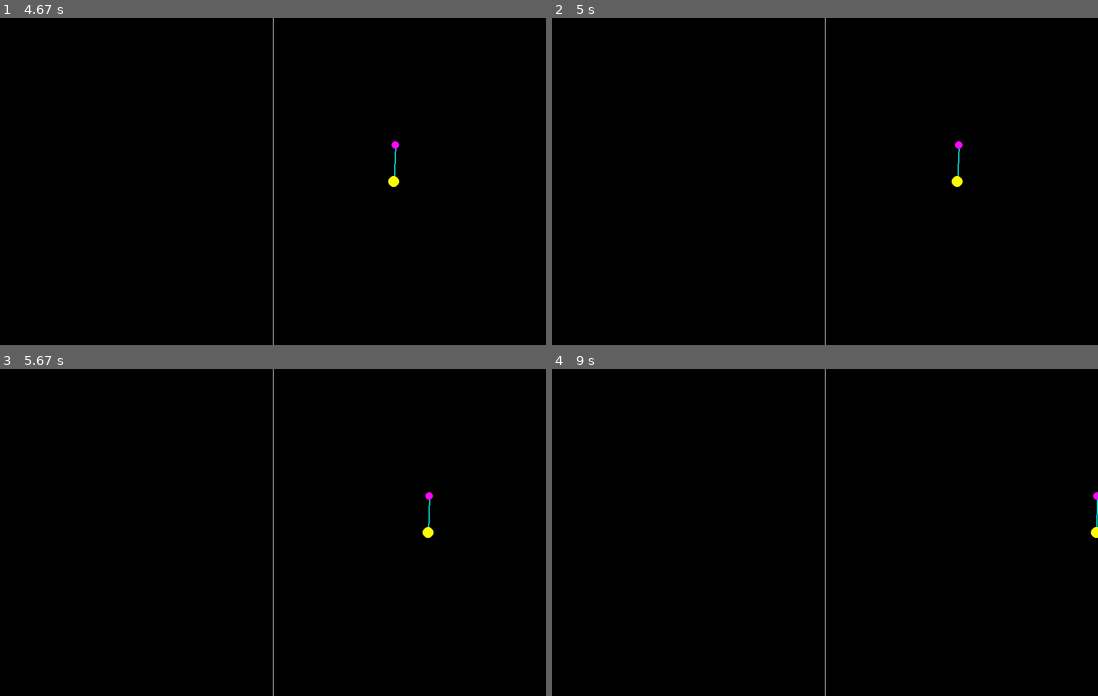
Above: before the commit, frames 1-4 (two rows, left to right).
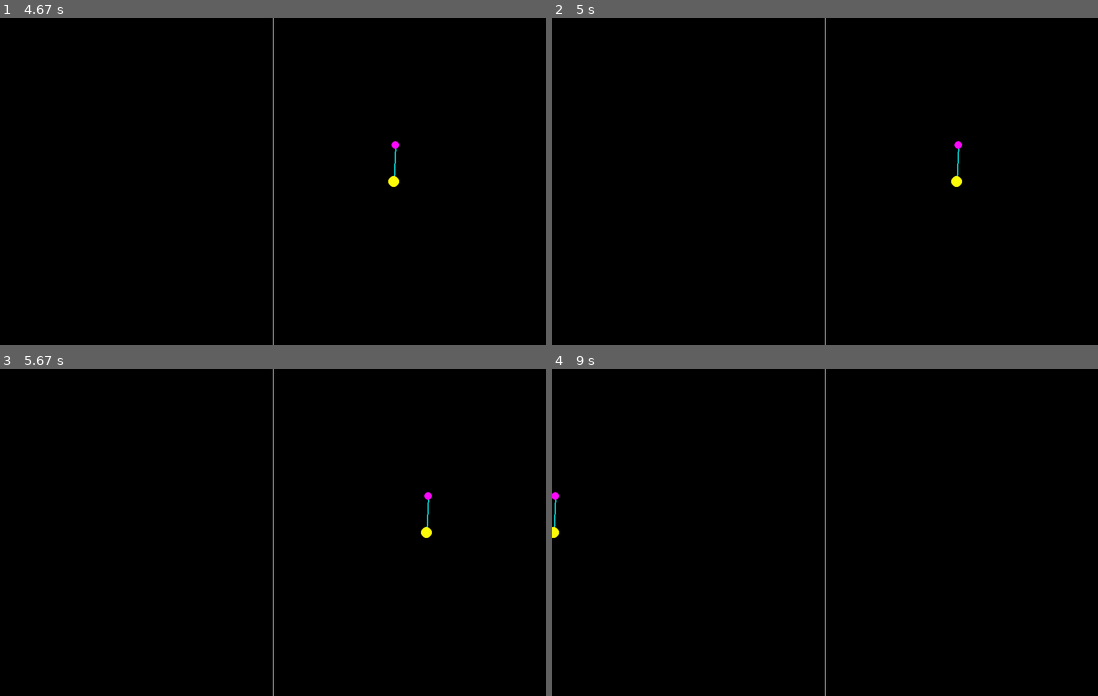
Above: after the commit, the same moments.

Repository: troncosoae/tareas-ctrl-intel
Game: pygame game, started from t2/main.py
The game is run twice, just before and just after one commit, with the same random seed, the same clock (stepped at 60 frames per second) and the same inputs.
Inputs:
- Up to frame 1 (4.67 s): no input
- Up to frame 2 (5 s): no input
- Up to frame 3 (5.67 s): no input
- Up to frame 4 (9 s): no input

Frame 1 is identical in both runs. In frame 2, less than 0.1% of the frame differs, in the area x 73-76%, y 37-52%; in frame 3, less than 0.1%; in frame 4, 0.2%, in the area x 0-100%, y 37-52%.

Commit message:
Expert Controller with PD

Diff:
--- a/t2/AutomaticControllers.py
+++ b/t2/AutomaticControllers.py
@@ -24,14 +24,18 @@
 
 class ExpertController(BasicController):
 
-    def __init__(self):
+    def __init__(self, Ts):
         BasicController.__init__(self)
         self.last_error = 0
+        self.int_error = 0
+        self.Ts = Ts
 
     def next_u(self, error):
         e = error
-        de = error - self.last_error
+        de = (error - self.last_error)/self.Ts
         self.last_error = error
+        ie = self.int_error + error*self.Ts
+        self.int_error = ie
         u = 0
         if e > 0.35:
             u = -15
@@ -41,6 +45,8 @@
             u = -1.5
         elif e > 0.05:
             u = -0.111
+        elif e > 0:
+            u = e*-74 + de*-110# + ie*-12
 
         if e < -0.35:
             u = 15
@@ -50,5 +56,7 @@
             u = 1.5
         elif e < -0.05:
             u = 0.111
+        elif e < 0:
+            u = e*-74 + de*-110# + ie*-12
 
         return u
--- a/t2/main.py
+++ b/t2/main.py
@@ -16,7 +16,7 @@
     sim = Simulation(clock, width, height, Ts)
 
     # controller = PIDController(-74, -110, -12, Ts)
-    controller = ExpertController()
+    controller = ExpertController(Ts)
     sim.add_controller(controller)
     measurer = PlotingMeasurer()
     sim.add_measurer(measurer)
